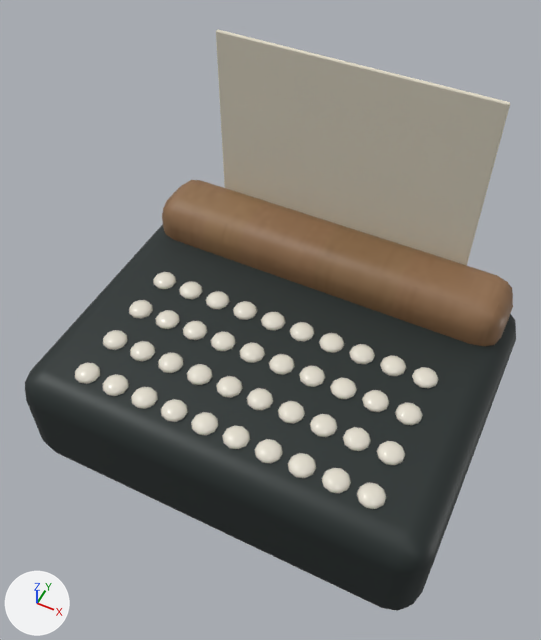
What one commit did to the glTF model public/models/typewriter.glb.
Both versions are drawn from a 50 mm camera at (0.148, -0.31, 0.501) aimed at (-0.002, -0.008, 0.124). Arrows for +X, +Y and +Z are at lower left; the lights stay in place. The picture after the commit comes second. Where no turn or scale is listed for an object, it has been applied to the vertices.

Names of what the first picture shows: 'typewriter / Atelier / charcoal powder coat', 'typewriter / Atelier / ivory porcelain', 'typewriter / Atelier / smoked oak', 'typewriter / Atelier / warm paper'.
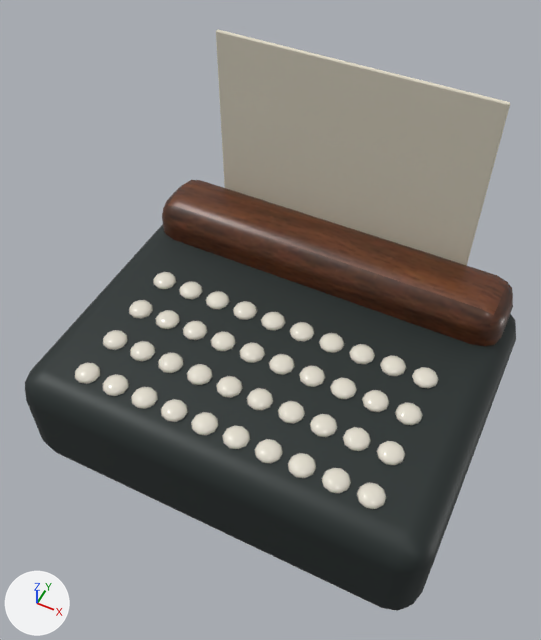
What the commit changed:
Picture 'asset-texture-424e24bb02e3db08a97872ef88c11e9199dd77613638474e8142dd151f104e01' (img_asset_texture_424e24bb02e3db08a97872ef88c11e9199dd77613638474e8142dd151f104e01) is new.
Picture 'asset-texture-eea858157f150d2b5ee36e56b420ed75e2ec74f3057d855829c79200306e33c5' (img_asset_texture_eea858157f150d2b5ee36e56b420ed75e2ec74f3057d855829c79200306e33c5) is new.
Picture 'asset-texture-9e565bbf94af6ae42caf8a5cce3c05e85eee00d5feb229499b404e45354df3a6' (img_asset_texture_9e565bbf94af6ae42caf8a5cce3c05e85eee00d5feb229499b404e45354df3a6) is new.
Material 'Architectural / walnut' (mat_architectural___walnut) is new.
Uses the picture img_asset_texture_424e24bb02e3db08a97872ef88c11e9199dd77613638474e8142dd151f104e01.
Uses the picture img_asset_texture_9e565bbf94af6ae42caf8a5cce3c05e85eee00d5feb229499b404e45354df3a6.
Uses the picture img_asset_texture_eea858157f150d2b5ee36e56b420ed75e2ec74f3057d855829c79200306e33c5.
me_cube_285 has 96 vertices, 188 faces and spans x -0.14..0.14, y -0.027..0.027, z -0.025..0.025.
me_cube_285 no longer uses material mat_atelier___smoked_oak.
me_cube_285 gains material mat_architectural___walnut.

Changed parts and their boxes (x1, y1, x2, y2) in the pictures (541 x 640 px):
'typewriter / Atelier / smoked oak', recoloured (darker): (162, 180, 513, 346) in both
